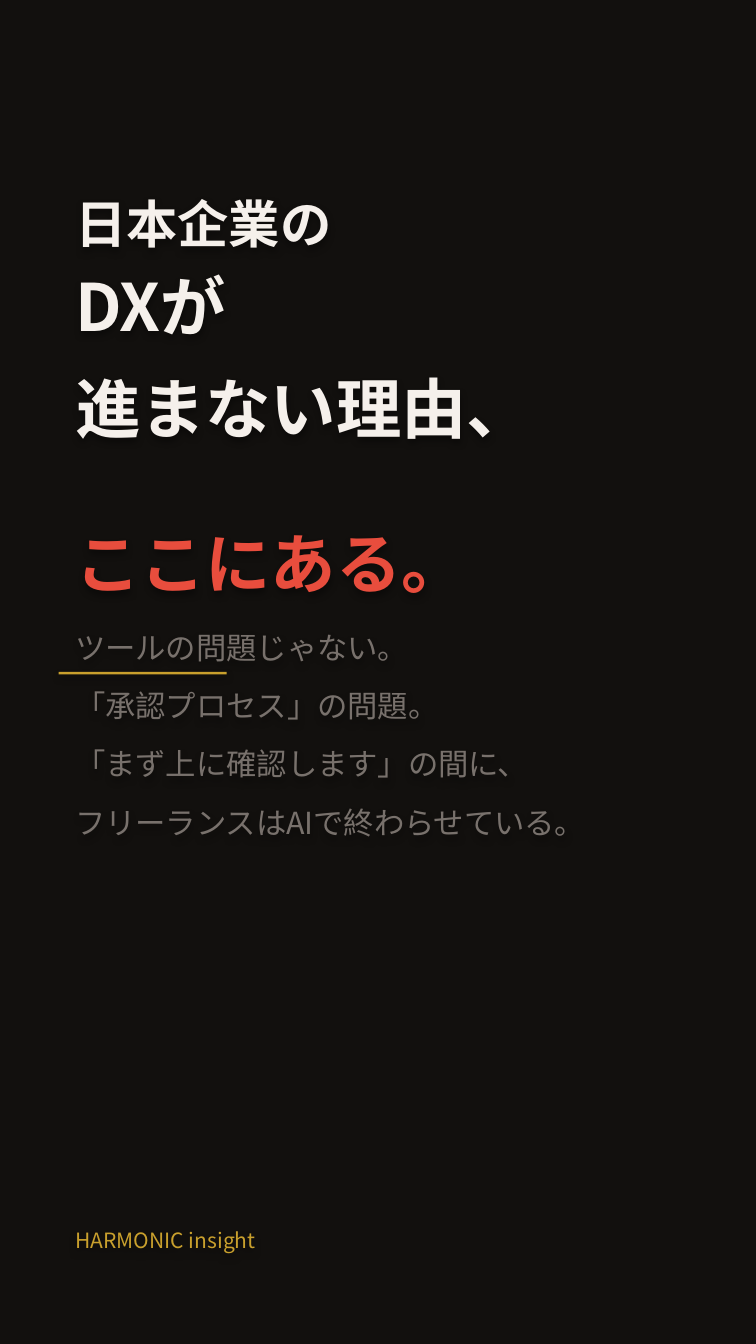
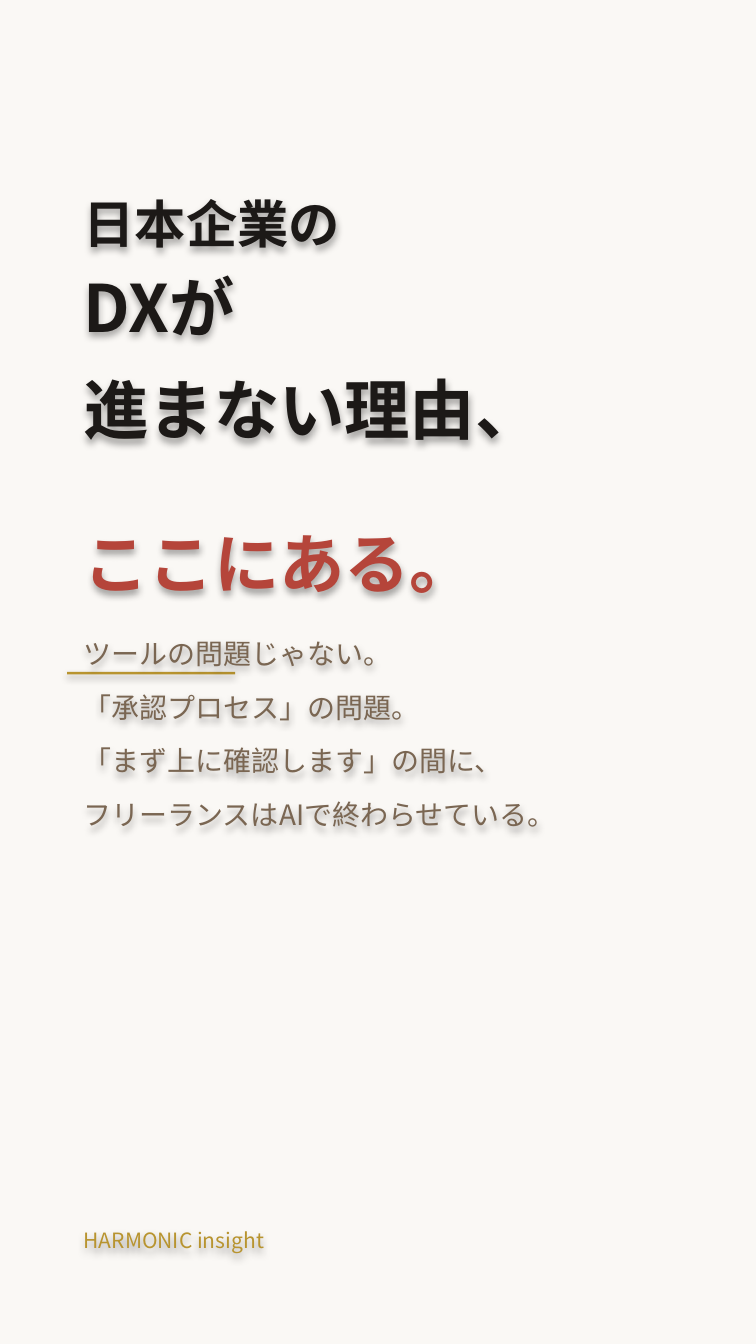
Before and after one commit to HarmonicInsight/harmonic-marketing, a slide deck: slide 4 of content/youtube/shorts/SHORT_NEWS_02_anthropic_autonomy.pptx. Drawn at 756x1344 pixels with LibreOffice and Linux fonts; fonts in the diff are those of the drawing. Boxes give left, top, right and bottom in pixels: in the first picture for what was removed or moved away, otherwise in the second. Text is boxed around its words. In the diff, an @@ line names an element or a change of style, - is before the commit and + after.

```diff
--- a/content/youtube/shorts/SHORT_NEWS_02_anthropic_autonomy.pptx
+++ b/content/youtube/shorts/SHORT_NEWS_02_anthropic_autonomy.pptx
@@ background #12100E to #FAF8F5 @@
@@ text "日本企業の": place and size @@
-text "日本企業の" at (75,199,331,248)
+text "日本企業の" at (84,199,340,248)
@@ text "日本企業の" at (84,199,340,248): text colour #F5F0EB to #1C1917 @@
@@ text "DXが" at (84,275,541,443): text colour #F5F0EB to #1C1917 @@
@@ text "DXが": place and size @@
-text "DXが" at (75,274,532,439)
+text "DXが" at (84,275,541,443)
@@ text "ここにある。": place and size @@
-text "ここにある。" at (75,535,466,593)
+text "ここにある。" at (84,535,475,598)
@@ text "ここにある。" at (84,535,475,598): text colour #E84D3D to #B5453A @@
@@ text "ツールの問題じゃない。": place and size @@
-text "ツールの問題じゃない。" at (75,635,585,836)
+text "ツールの問題じゃない。" at (84,641,556,827)
@@ text "ツールの問題じゃない。" at (84,641,556,827): size 13 to 12 pt, text colour #78716C to #7A6652 @@
@@ rectangle: place and size @@
-rectangle at (59,672,227,674)
+rectangle at (67,672,235,674)
@@ rectangle at (67,672,235,674): fill #C9A02D to #B8942F @@
@@ text "HARMONIC insight": place and size @@
-text "HARMONIC insight" at (75,1231,256,1253)
+text "HARMONIC insight" at (84,1231,264,1253)
@@ text "HARMONIC insight" at (84,1231,264,1253): text colour #C9A02D to #B8942F @@
```
Also in this commit, not shown: 4 other slides changed, 3 other files.
